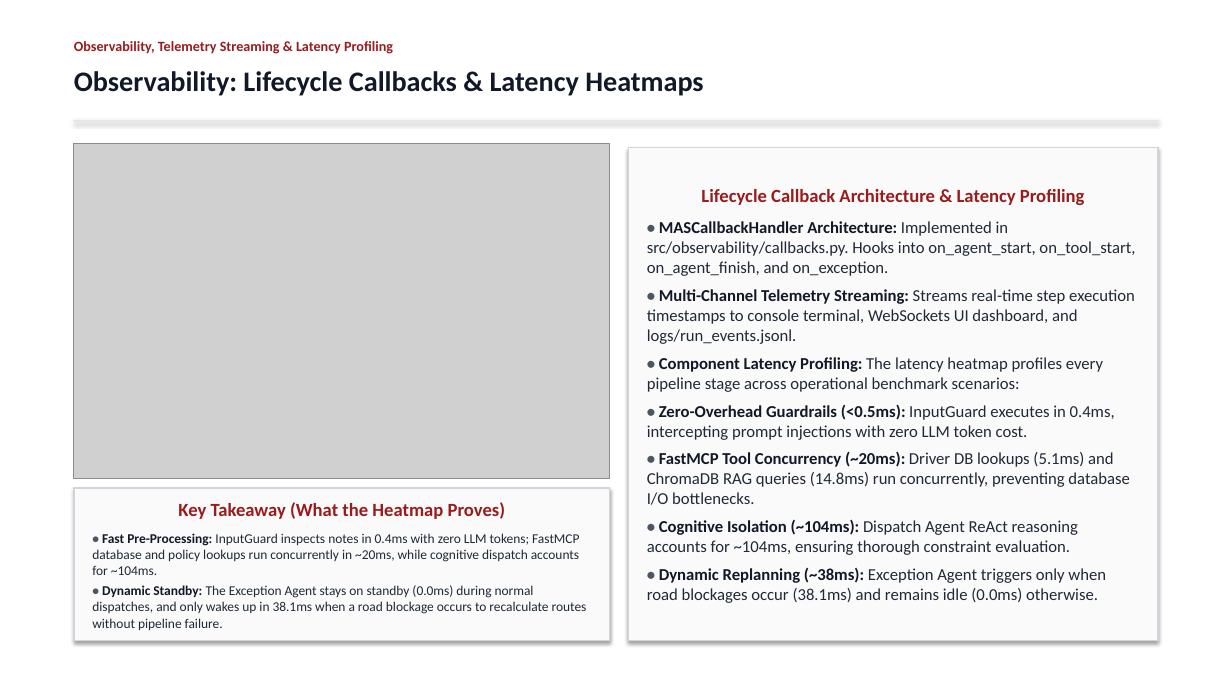
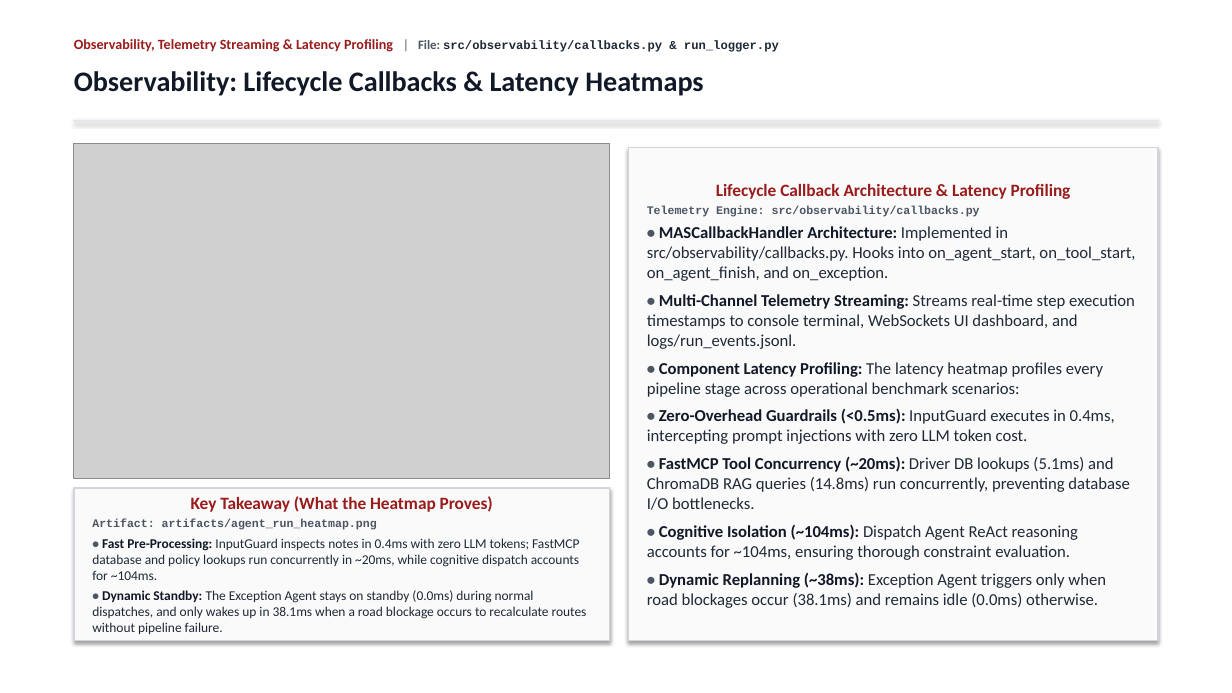
Before and after one commit to Akshat5091/DeliveryFleet-MAS, a slide deck: slide 18 of Eval 2 Documents/DeliveryFleet_MAS_Evaluation2_Master_Presentation.pptx. Drawn at 1232x693 pixels with LibreOffice and Linux fonts; fonts in the diff are those of the drawing; grey boxes stand for pictures. Boxes give left, top, right and bottom in pixels: in the first picture for what was removed or moved away, otherwise in the second. Text is boxed around its words. In the diff, an @@ line names an element or a change of style, - is before the commit and + after.

```diff
--- a/Eval 2 Documents/DeliveryFleet_MAS_Evaluation2_Master_Presentation.pptx
+++ b/Eval 2 Documents/DeliveryFleet_MAS_Evaluation2_Master_Presentation.pptx
@@ text at (x1=74, y1=39, x2=779, y2=52): text changed @@
-Observability, Telemetry Streaming & Latency Profiling
+Observability, Telemetry Streaming & Latency Profiling | File: src/observability/callbacks.py & run_logger.py
@@ text in rectangle at (x1=647, y1=206, x2=980, y2=217): paragraph added @@
+Telemetry Engine: src/observability/callbacks.py
@@ text in rectangle at (x1=716, y1=184, x2=1071, y2=199): size 14.5 to 13.5 pt in "Lifecycle Callback Architecture & Latency Profiling"; less space between paragraphs @@
@@ text in rectangle at (x1=191, y1=496, x2=493, y2=512): size 14.5 to 13.5 pt in "Key Takeaway (What the Heatmap Proves)"; less space between paragraphs @@
@@ text in rectangle at (x1=92, y1=519, x2=377, y2=530): paragraph added @@
+Artifact: artifacts/agent_run_heatmap.png
```
Also in this commit, not shown: 23 other slides changed, 8 other files.
